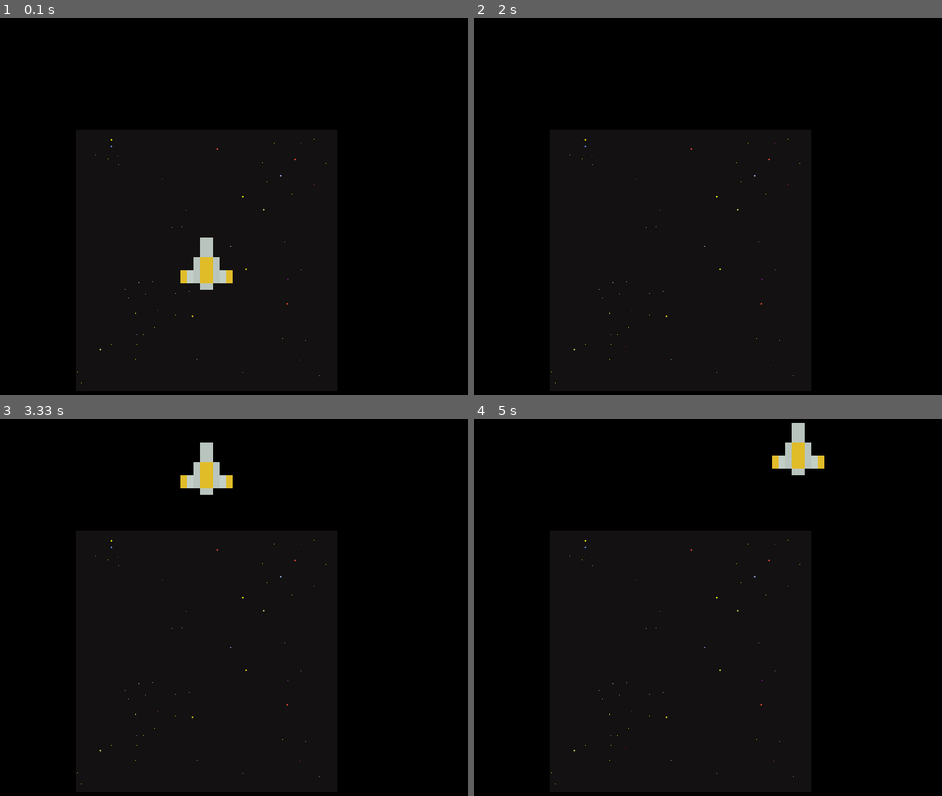
Above: before the commit, frames 1-4 (two rows, left to right).
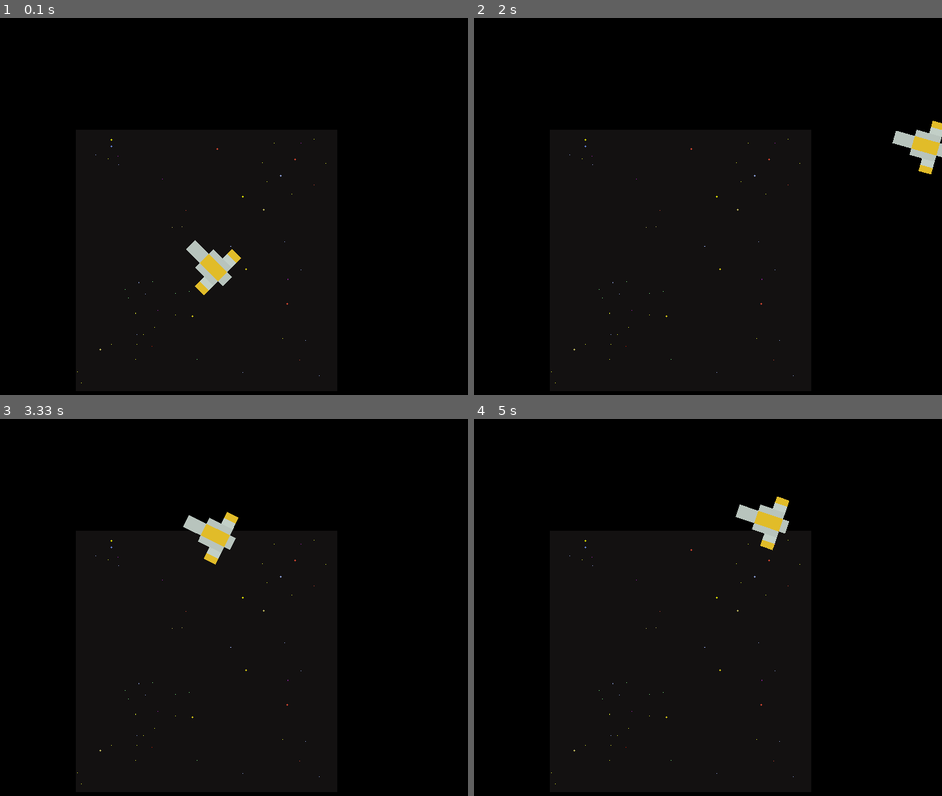
Above: after the commit, the same moments.

Repository: mrmastercat604me/pygame_project
Game: pygame game, started from Gameframe.py
Two runs of this game, one before a commit and one after it. Both use one fixed random seed, a clock stepped at 60 frames per second and the inputs below.
Inputs:
- Up to frame 1 (0.1 s): no input
- Up to frame 2 (2 s): hold D 0.33-0.8 s; hold W 0.83-1.13 s; hold D 1.17-1.63 s; hold A from 1.67 s (still down)
- Up to frame 3 (3.33 s): release A at 2.2 s; hold S 2.23-2.53 s; hold A 2.57-2.97 s; hold W from 3 s (still down)
- Up to frame 4 (5 s): release W at 3.37 s; hold D 3.4-4.03 s; hold A 4.47-4.93 s; hold D from 4.97 s (still down)

The runs differ from the first frame. In frame 1, 0.8% of the frame differs, in the area x 38-52%, y 58-74%; in frame 2, 0.7%; in frame 3, 1.6%, in the area x 38-51%, y 6-39%; in frame 4, 1.6%.

Commit message:
jo mamma

Diff:
--- a/Gameframe.py
+++ b/Gameframe.py
@@ -1,12 +1,13 @@
 import pygame
 import random
+import math
 pygame.init()
 
 
 width = 800
 height = 800
 fps = 60
-Velocity = 15
+Velocity = 10
 display_surface = pygame.display.set_mode((width, height))
 Backgroundimage = pygame.image.load("assets/background-black.png")
 Backgroundimage_rec= Backgroundimage.get_rect()
@@ -18,6 +19,15 @@
 enemyimage_rec= enemyimage.get_rect()
 enemy_x_pos = random.randint(-100,100)
 enemy_y_pos = random.randint(-100,100)
+def face_mouse(image,image_rect,correction_angle,surface):
+    mx, my = pygame.mouse.get_pos()
+    dx,dy =  mx - image_rect.centerx, my - image_rect.centery
+    angle =  math.degrees(math.atan2(-dy, dx)) - correction_angle
+    rot_image = pygame.transform.rotate(image,angle)
+    rot_image_rect = rot_image.get_rect(center = image_rect.center)
+    surface.blit(rot_image,rot_image_rect.topleft)
+    pygame.display.update()
+
 
 
 Backgroundimage_rec.topleft=(0,0)
@@ -30,6 +40,8 @@
 shipimage_rect.centery = height//2
 enemyimage_rec.y = enemy_y_pos
 enemyimage_rec.x = enemy_x_pos
+pygame.display.set_caption('blastroids')
+font = pygame.font.Font('freesansbold.ttf', 32)
 if __name__ == "__main__":
         running = True
 while running:
@@ -54,14 +66,14 @@
             running = False
 
         display_surface.fill((0,0,0))
+
         display_surface.blit(Backgroundimage,Backgroundimage_rec)
         if surface is not None:
                 display_surface.blit(surface, (0, 0))
         display_surface.blit(enemyimage,enemyimage_rec)
-        display_surface.blit(shipimage,shipimage_rect)
+        #display_surface.blit(shipimage,shipimage_rect)
+        face_mouse(shipimage, shipimage_rect, 90, display_surface)
         pygame.display.update()
-        if running == False:
-                pygame.quit
-pygame.display.update(Backgroundimage_rec)
-clock.tick(fps)
+        pygame.display.update(Backgroundimage_rec)
+        clock.tick(fps)
 pygame.quit()
